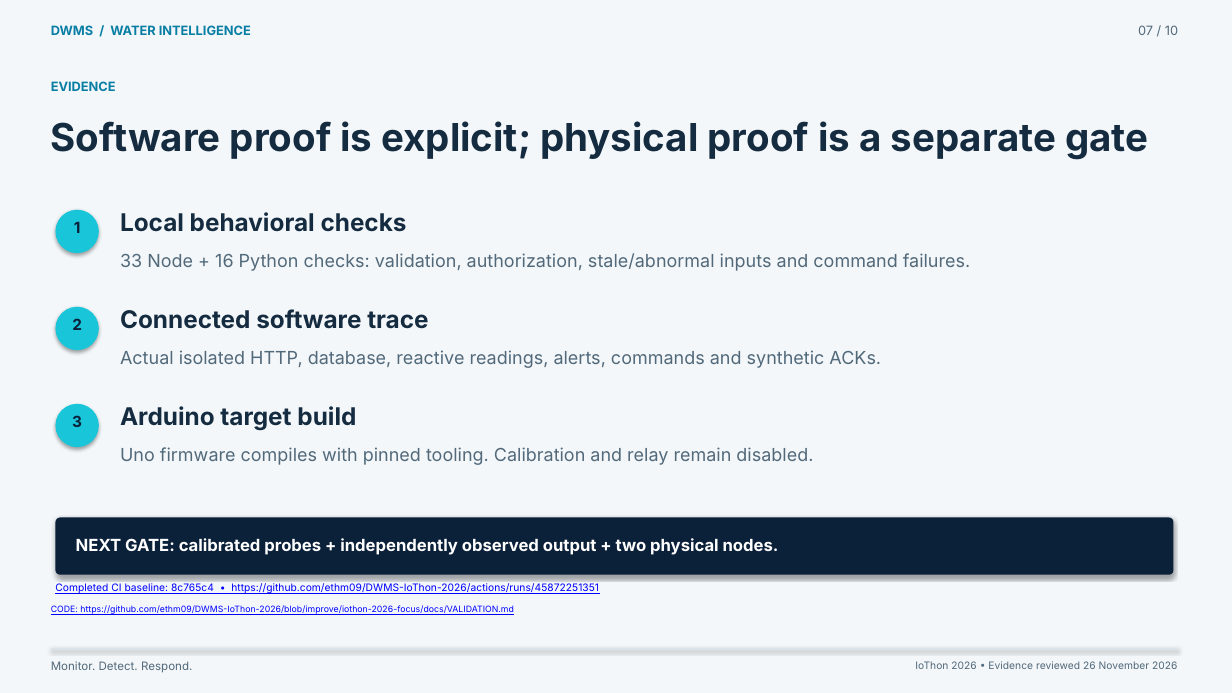
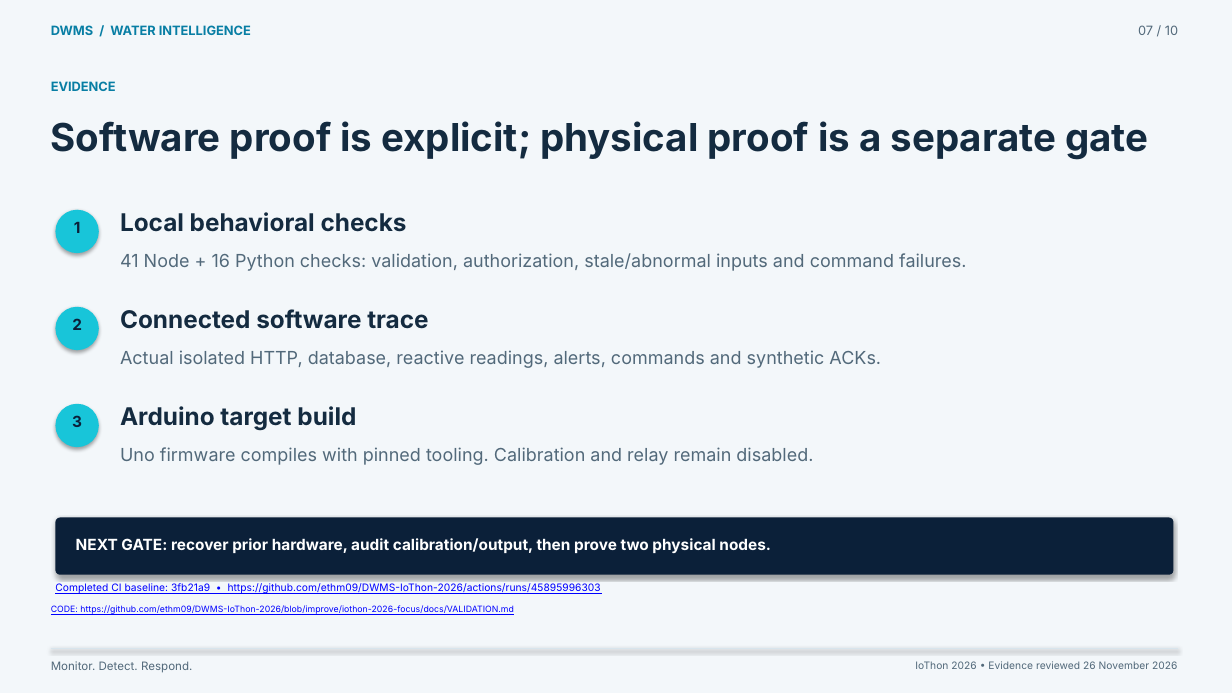
Before and after one commit to ethm09/DWMS-IoThon-2026, a slide deck: slide 7 of deliverables/DWMS-Pitch.pptx. Drawn at 1232x693 pixels with LibreOffice and Linux fonts; fonts in the diff are those of the drawing. Boxes give left, top, right and bottom in pixels: in the first picture for what was removed or moved away, otherwise in the second. Text is boxed around its words. In the diff, an @@ line names an element or a change of style, - is before the commit and + after.

```diff
--- a/deliverables/DWMS-Pitch.pptx
+++ b/deliverables/DWMS-Pitch.pptx
@@ text at [120, 253, 966, 271]: text changed @@
-33 Node + 16 Python checks: validation, authorization, stale/abnormal inputs and command failures.
+41 Node + 16 Python checks: validation, authorization, stale/abnormal inputs and command failures.
@@ text at [76, 538, 771, 553]: text changed; size 13 to 12 pt @@
-NEXT GATE: calibrated probes + independently observed output + two physical nodes.
+NEXT GATE: recover prior hardware, audit calibration/output, then prove two physical nodes.
@@ text at [55, 583, 601, 594]: text changed @@
-Completed CI baseline: 8c765c4 • https://github.com/ethm09/DWMS-IoThon-2026/actions/runs/45872251351
+Completed CI baseline: 3fb21a9 • https://github.com/ethm09/DWMS-IoThon-2026/actions/runs/45895996303
```
Also in this commit, not shown: 3 other slides changed, 15 other files.
